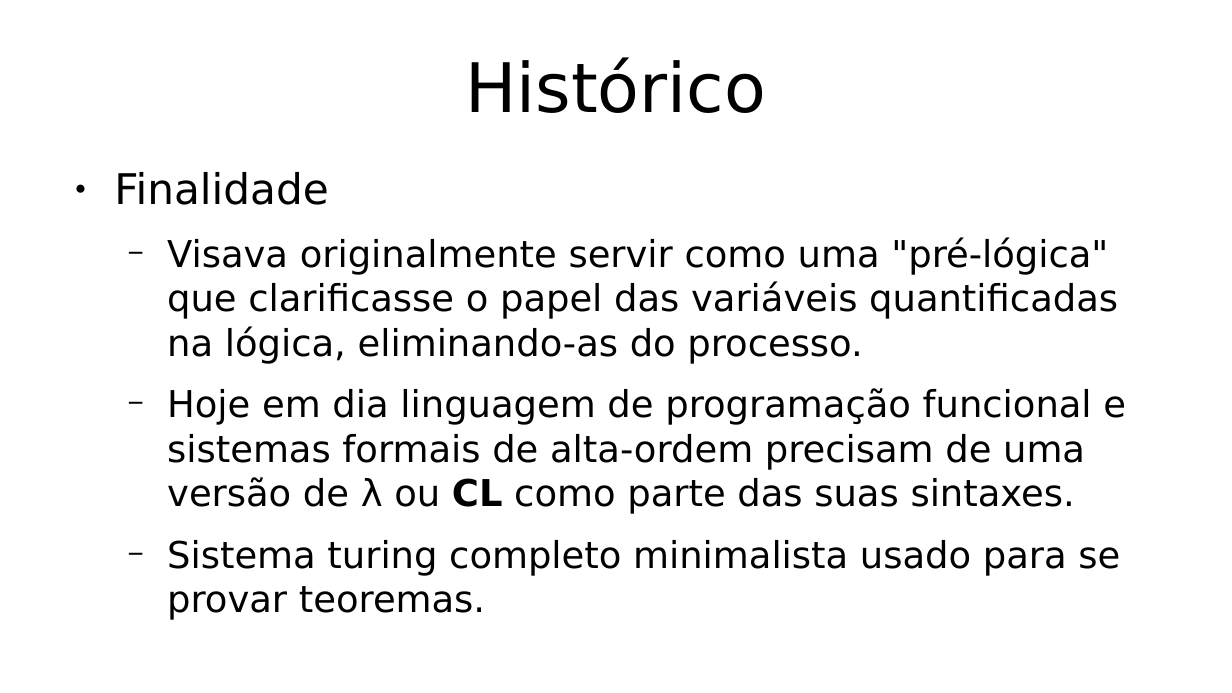
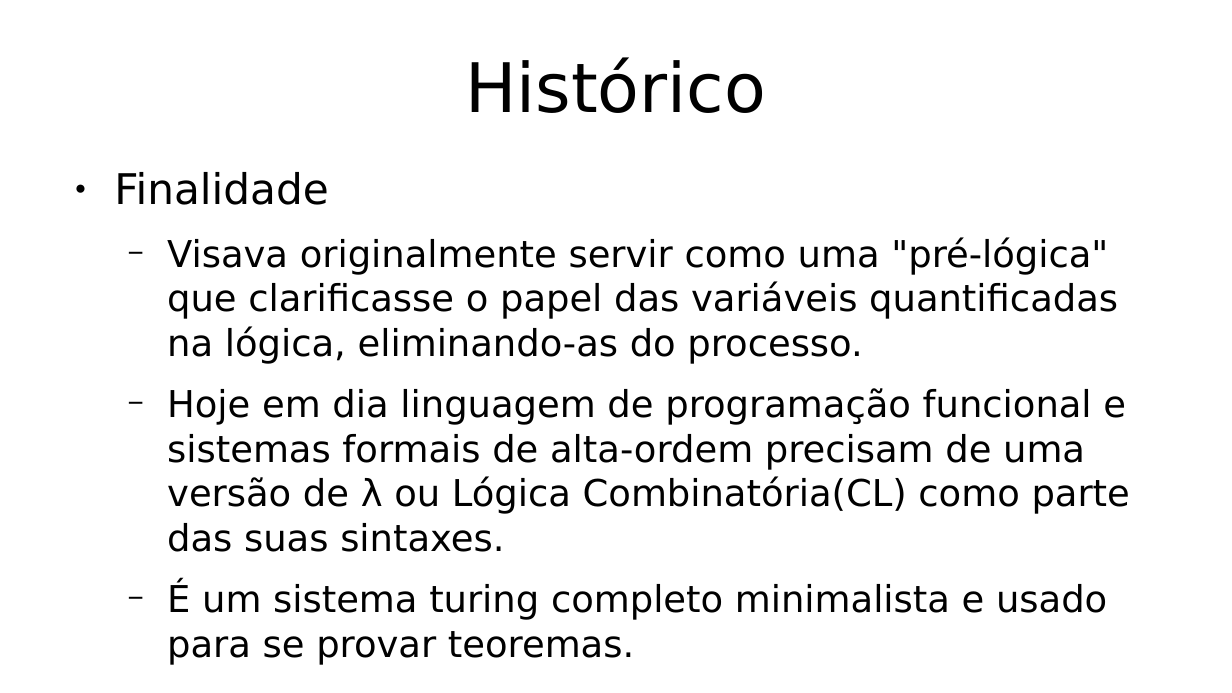
Before and after one commit to hlah/teoria_da_computacao, a slide deck: slide 3 of pesquisa/slides.odp. Drawn at 1232x693 pixels with LibreOffice and Linux fonts; fonts in the diff are those of the drawing. Boxes give left, top, right and bottom in pixels: in the first picture for what was removed or moved away, otherwise in the second. Text is boxed around its words. In the diff, an @@ line names an element or a change of style, - is before the commit and + after.

Commit message:
modificacao nos slides, na parte do inicio

```diff
--- a/pesquisa/slides.odp
+++ b/pesquisa/slides.odp
@@ text at <box>167,388,1130,665</box>: text changed @@
-  − Hoje em dia linguagem de programação funcional e sistemas formais de alta-ordem precisam de uma versão de λ ou CL como parte das suas sintaxes.
-  − Sistema turing completo minimalista usado para se provar teoremas.
+  − Hoje em dia linguagem de programação funcional e sistemas formais de alta-ordem precisam de uma versão de λ ou Lógica Combinatória(CL) como parte das suas sintaxes.
+  − É um sistema turing completo minimalista e usado para se provar teoremas.
```
Also in this commit, not shown: 7 other slides changed, 1 other file.
